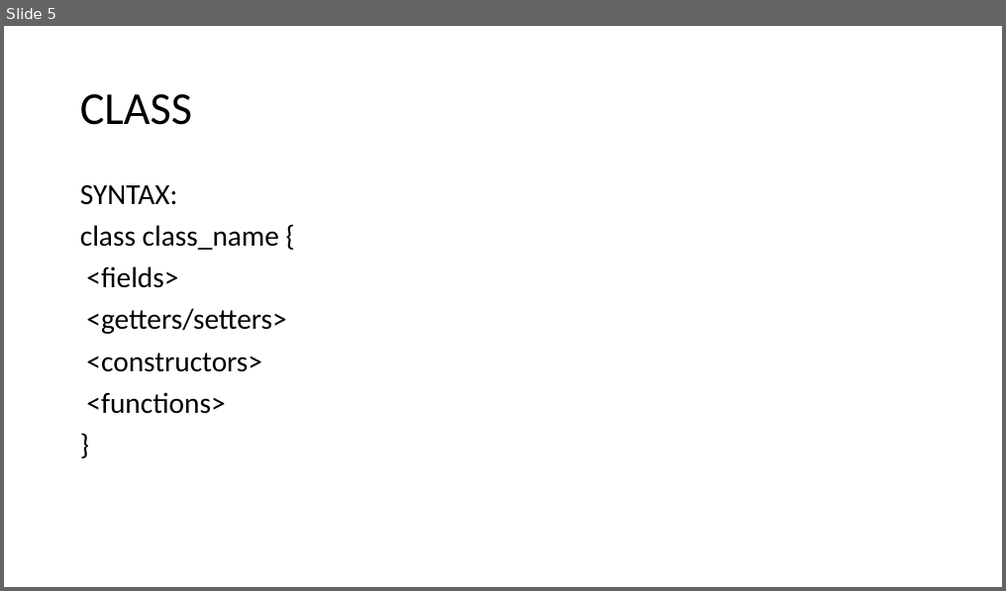
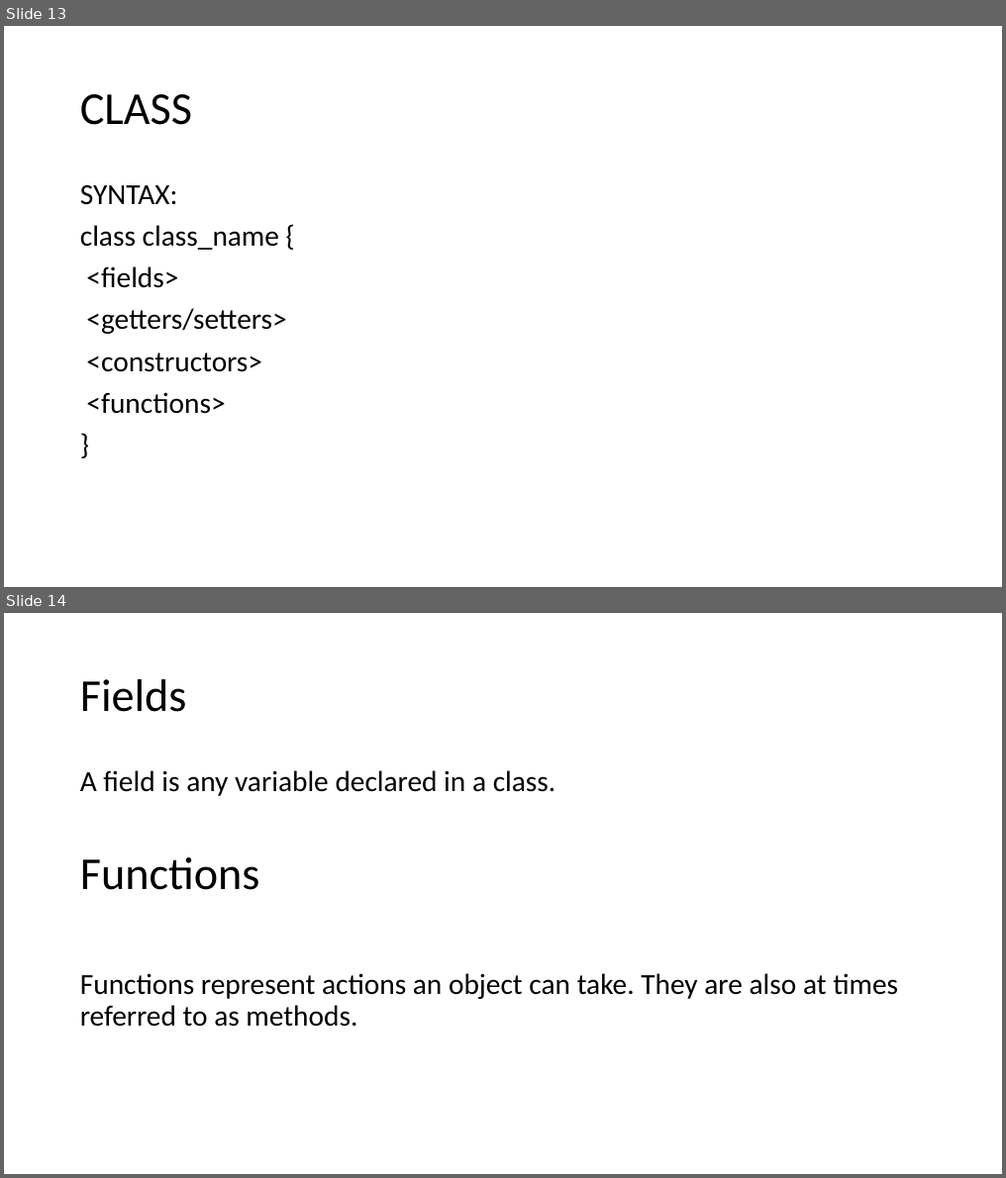
Before and after one commit to Anjy123/Flutter, a slide deck: DART.pptx. Shown one above the other, each under a label of ours: slide 5 before the commit, slides 13 and 14 after it. The pictures are 1006x591 and 1006x1178 pixels, drawn with LibreOffice and Linux fonts; fonts in the diff are those of the drawing. Boxes give left, top, right and bottom in pixels: in the first picture for what was removed or moved away, otherwise in the second. Text is boxed around its words. In the diff, an @@ line names an element or a change of style, - is before the commit and + after.

```diff
--- a/DART.pptx
+++ b/DART.pptx
@@ slide 14 added at bbox=[4, 613, 1002, 1174], background #FFFFFF @@
@@ title added at bbox=[80, 679, 187, 712], 44 pt, text #000000 @@
+Fields
@@ text added at bbox=[80, 770, 898, 1027], 28 pt, text #000000 @@
+A field is any variable declared in a class.
+Functions
+Functions represent actions an object can take. They are also at times referred to as methods.
@@ what was slide 5 is now slide 13 @@
```
Also in this commit, not shown: 1 slide changed, 5 other slides added.
